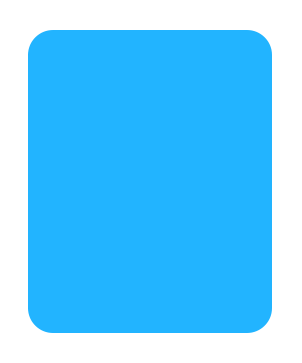
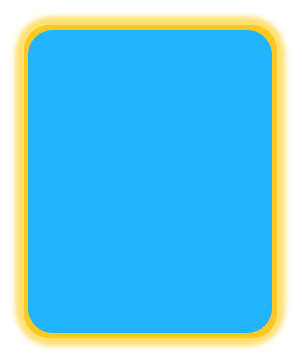
Comparing the layer stacks of the two 302px x 363px images. Changes:
showed "isGold" over [24, 25, 277, 338]
